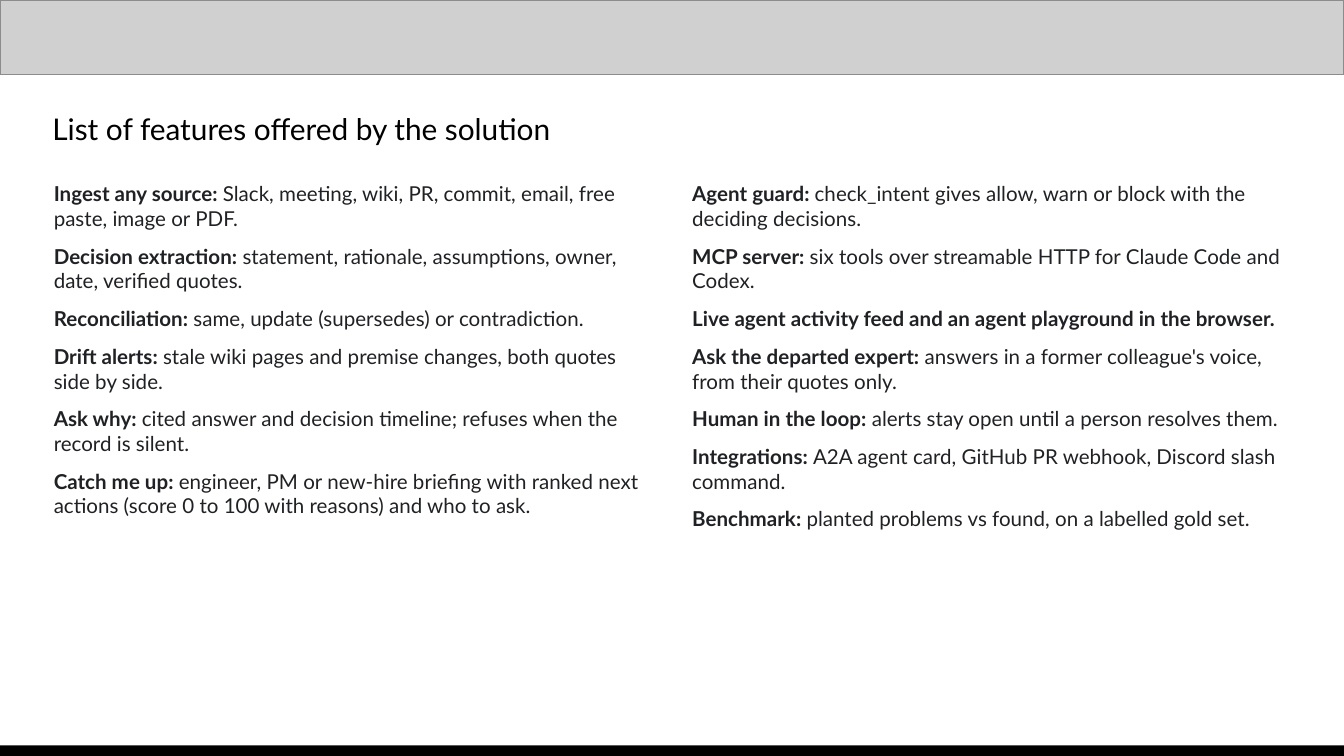
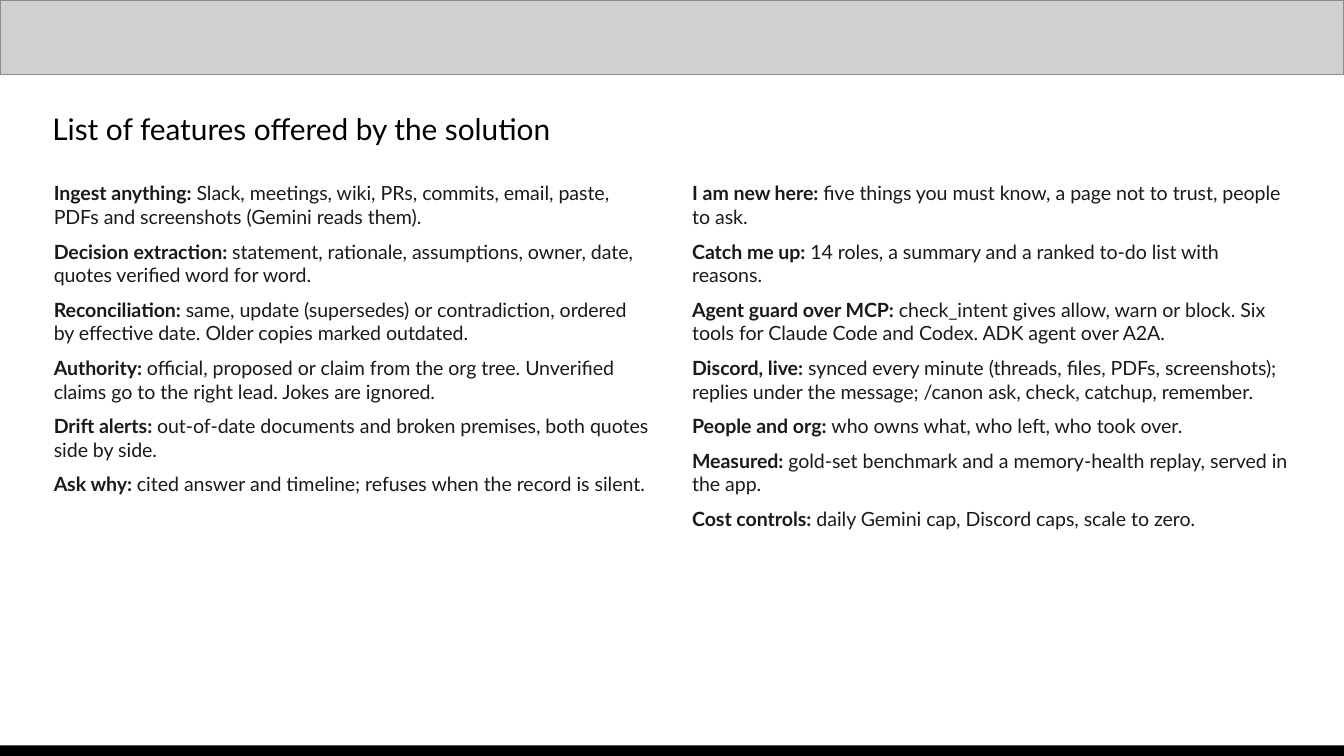
Before and after one commit to tejasnafde/canon, a slide deck: slide 4 of deck/canon-deck.pptx. Drawn at 1344x756 pixels with LibreOffice and Linux fonts; fonts in the diff are those of the drawing; grey boxes stand for pictures. Boxes give left, top, right and bottom in pixels: in the first picture for what was removed or moved away, otherwise in the second. Text is boxed around its words. In the diff, an @@ line names an element or a change of style, - is before the commit and + after.

```diff
--- a/deck/canon-deck.pptx
+++ b/deck/canon-deck.pptx
@@ text at bbox=[54, 185, 648, 495]: text changed; size 11 to 10.5 pt; text colour #202124 to #1C1A17 @@
-Ingest any source: Slack, meeting, wiki, PR, commit, email, free paste, image or PDF.
-Decision extraction: statement, rationale, assumptions, owner, date, verified quotes.
-Reconciliation: same, update (supersedes) or contradiction.
-Drift alerts: stale wiki pages and premise changes, both quotes side by side.
-Ask why: cited answer and decision timeline; refuses when the record is silent.
-Catch me up: engineer, PM or new-hire briefing with ranked next actions (score 0 to 100 with reasons) and who to ask.
+Ingest anything: Slack, meetings, wiki, PRs, commits, email, paste, PDFs and screenshots (Gemini reads them).
+Decision extraction: statement, rationale, assumptions, owner, date, quotes verified word for word.
+Reconciliation: same, update (supersedes) or contradiction, ordered by effective date. Older copies marked outdated.
+Authority: official, proposed or claim from the org tree. Unverified claims go to the right lead. Jokes are ignored.
+Drift alerts: out-of-date documents and broken premises, both quotes side by side.
+Ask why: cited answer and timeline; refuses when the record is silent.
@@ text at bbox=[692, 185, 1288, 530]: text changed; size 11 to 10.5 pt; text colour #202124 to #1C1A17 @@
-Agent guard: check_intent gives allow, warn or block with the deciding decisions.
-MCP server: six tools over streamable HTTP for Claude Code and Codex.
-Live agent activity feed and an agent playground in the browser.
-Ask the departed expert: answers in a former colleague's voice, from their quotes only.
-Human in the loop: alerts stay open until a person resolves them.
-Integrations: A2A agent card, GitHub PR webhook, Discord slash command.
-Benchmark: planted problems vs found, on a labelled gold set.
+I am new here: five things you must know, a page not to trust, people to ask.
+Catch me up: 14 roles, a summary and a ranked to-do list with reasons.
+Agent guard over MCP: check_intent gives allow, warn or block. Six tools for Claude Code and Codex. ADK agent over A2A.
+Discord, live: synced every minute (threads, files, PDFs, screenshots); replies under the message; /canon ask, check, catchup, remember.
+People and org: who owns what, who left, who took over.
+Measured: gold-set benchmark and a memory-health replay, served in the app.
+Cost controls: daily Gemini cap, Discord caps, scale to zero.
```
Also in this commit, not shown: 12 other slides changed, 2 other files.
